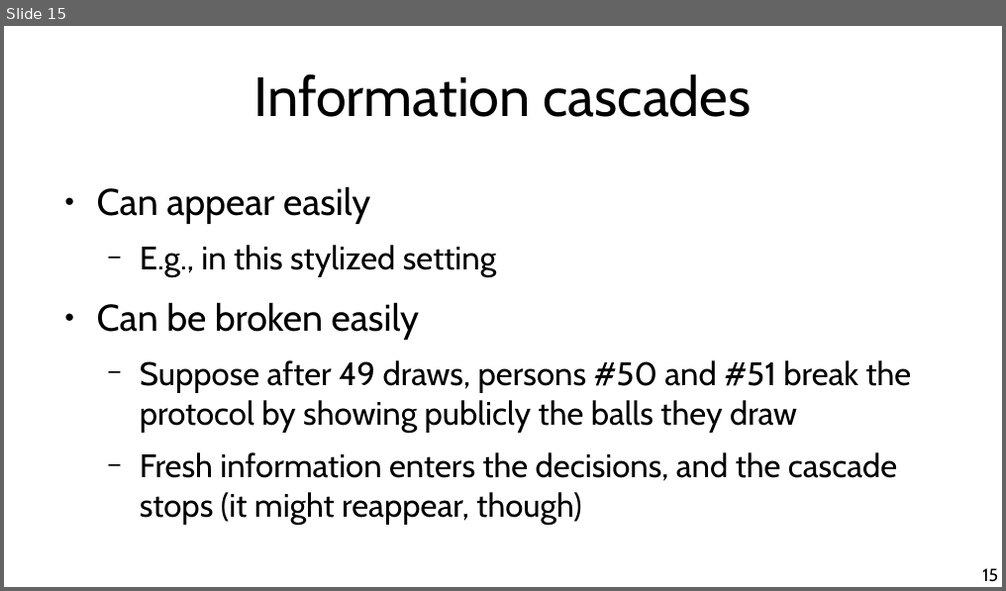
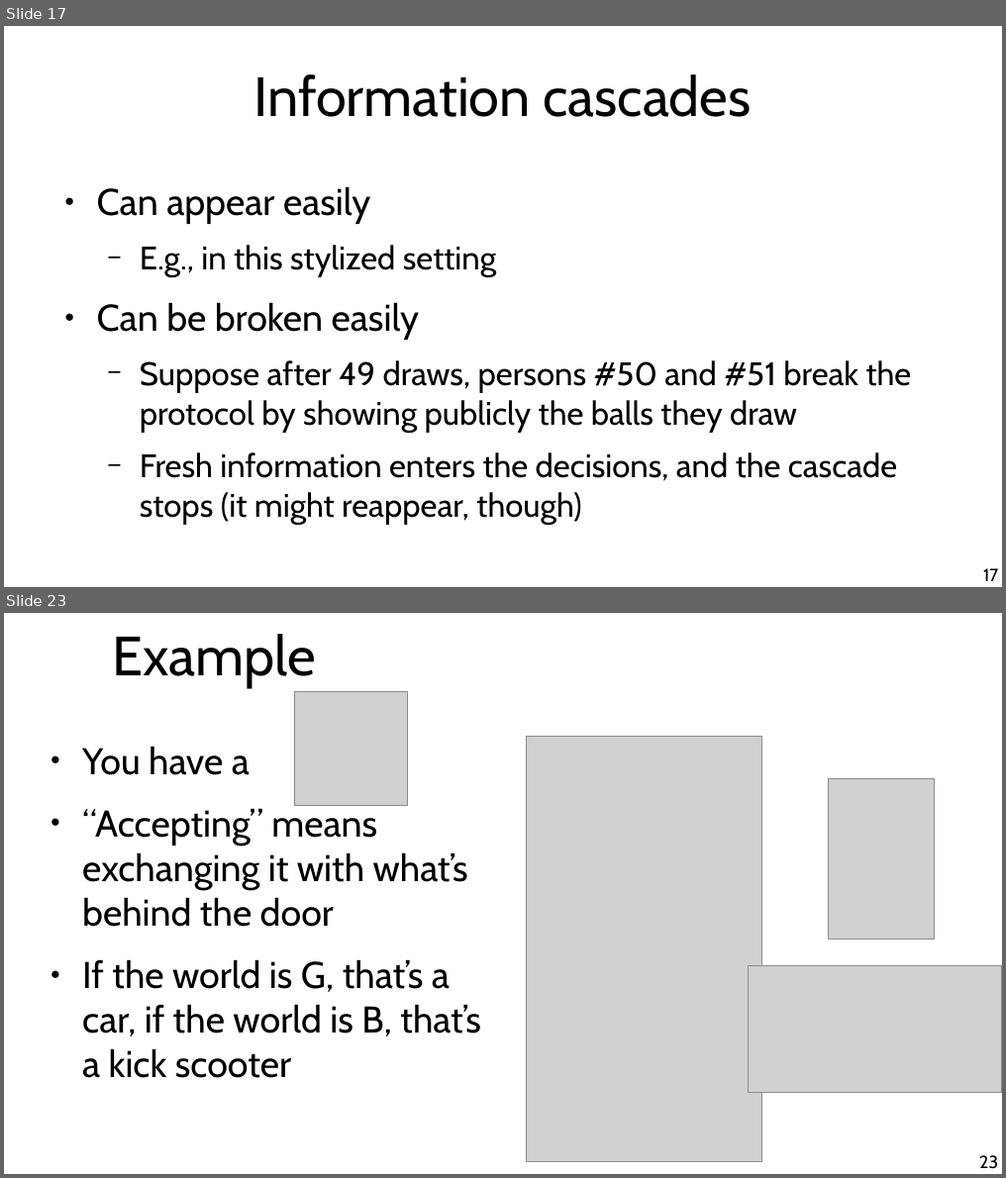
Before and after one commit to chatox/networks-science-course, a slide deck: theory/tt17_information_cascades.odp. Shown one above the other, each under a label of ours: slide 15 before the commit, slides 17 and 23 after it; the slides between them are not shown. The pictures are 1006x591 and 1006x1178 pixels, drawn with LibreOffice and Linux fonts; fonts in the diff are those of the drawing; grey boxes stand for pictures. Boxes give left, top, right and bottom in pixels: in the first picture for what was removed or moved away, otherwise in the second. Text is boxed around its words. In the diff, an @@ line names an element or a change of style, - is before the commit and + after.

```diff
--- a/theory/tt17_information_cascades.odp
+++ b/theory/tt17_information_cascades.odp
@@ slide 23 added at (4,613,1002,1174), background #FFFFFF @@
@@ title added at (113,634,317,688), 44 pt, text #000000 @@
+Example
@@ picture added at (295,692,408,805) @@
@@ text added at (82,746,481,1078), 29.6 pt, text #000000 @@
+● You have a
+● “Accepting” means exchanging it with what’s behind the door
+● If the world is G, that’s a car, if the world is B, that’s a kick scooter
@@ picture added at (527,736,763,1161) @@
@@ picture added at (828,778,934,939) @@
@@ picture added at (748,966,1002,1093) @@
@@ page number added at (979,1156,998,1169), 14 pt, text #000000 @@
+23
@@ what was slide 15 is now slide 17 @@
@@ page number at (983,569,998,581): text changed @@
-15
+17
```
Also in this commit, not shown: 4 slides changed, 9 other slides added, 1 slide removed, 2 other files.
